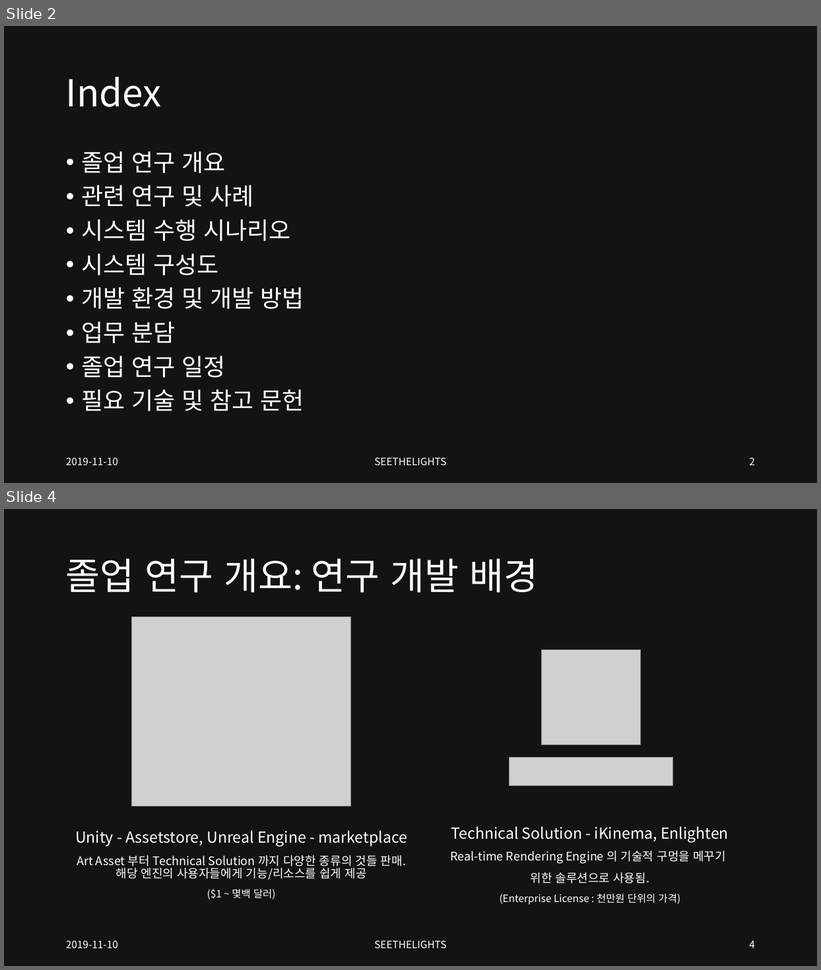
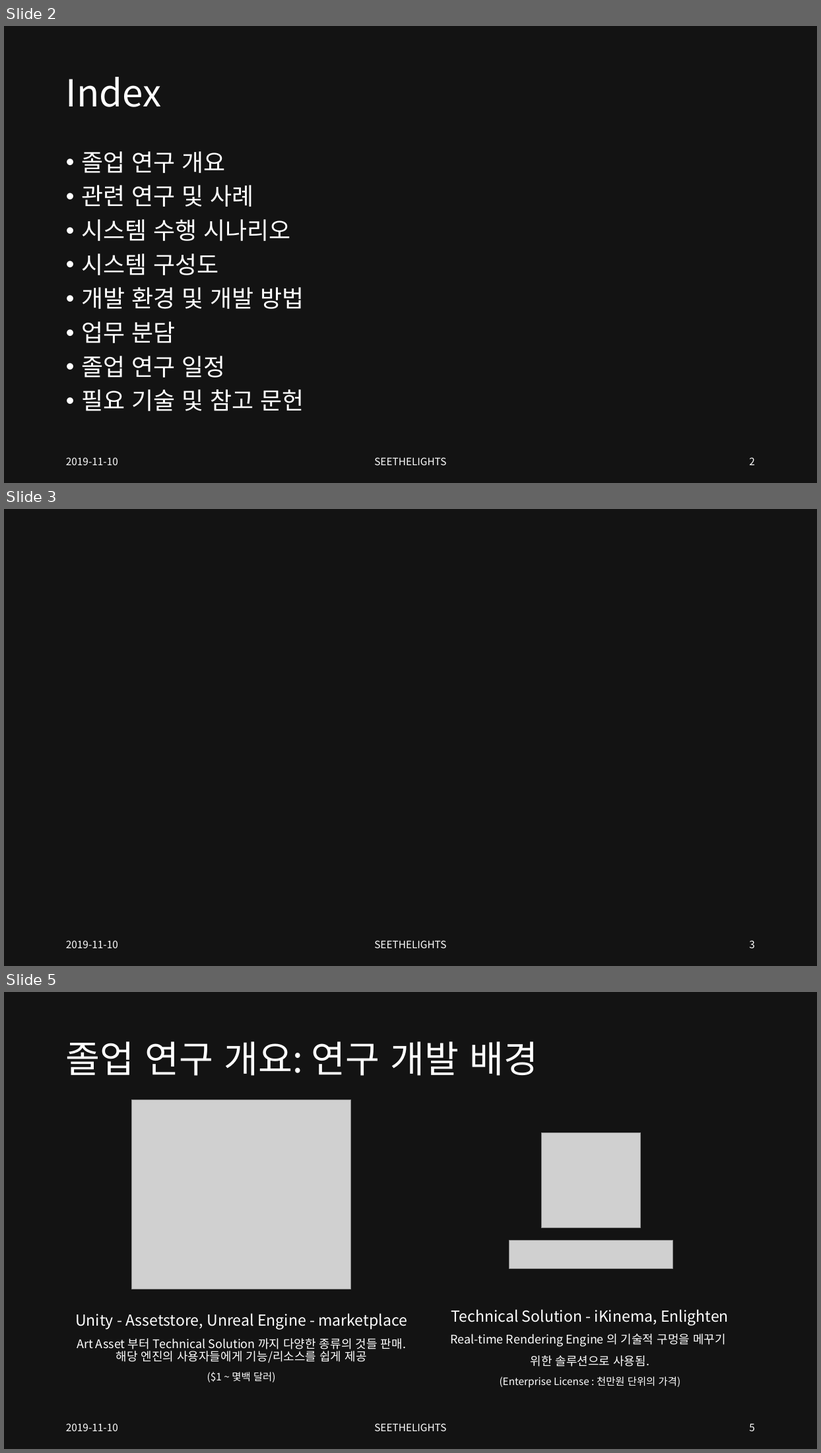
Before and after one commit to SEETHELGIHT/CapstonePlanning, a slide deck: doc/GPU-Accelerated_Ray_Tracing.pptx. Shown one above the other, each under a label of ours: slides 2 and 4 before the commit, slides 2, 3 and 5 after it; the slides between them are not shown. The pictures are 821x970 and 821x1453 pixels, drawn with LibreOffice and Linux fonts; fonts in the diff are those of the drawing; grey boxes stand for pictures; background and template pictures are left out. Boxes give left, top, right and bottom in pixels: in the first picture for what was removed or moved away, otherwise in the second. Text is boxed around its words. In the diff, an @@ line names an element or a change of style, - is before the commit and + after.

```diff
--- a/doc/GPU-Accelerated_Ray_Tracing.pptx
+++ b/doc/GPU-Accelerated_Ray_Tracing.pptx
@@ slide 3 added at (4,509,817,966), background picture (left out) @@
@@ text added at (66,941,118,949), 12 pt, text #FFFFFF @@
+2019-11-10
@@ text added at (374,941,446,949), 12 pt, text #FFFFFF @@
+SEETHELIGHTS
@@ page number added at (749,941,755,949), 12 pt, text #FFFFFF @@
+3
@@ what was slide 4 is now slide 5 @@
@@ page number at (749,1424,755,1432): text changed @@
-4
+5
```
Also in this commit, not shown: 6 slides changed, 5 other slides added.
